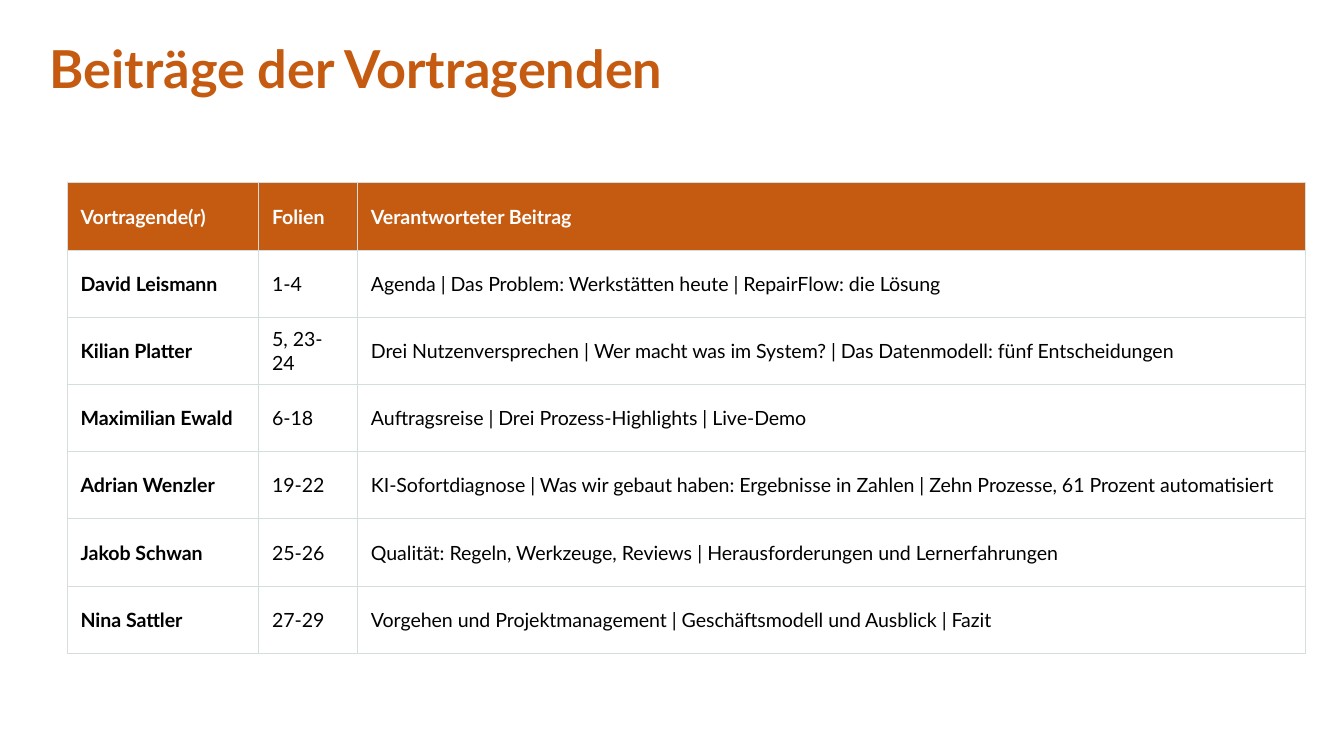
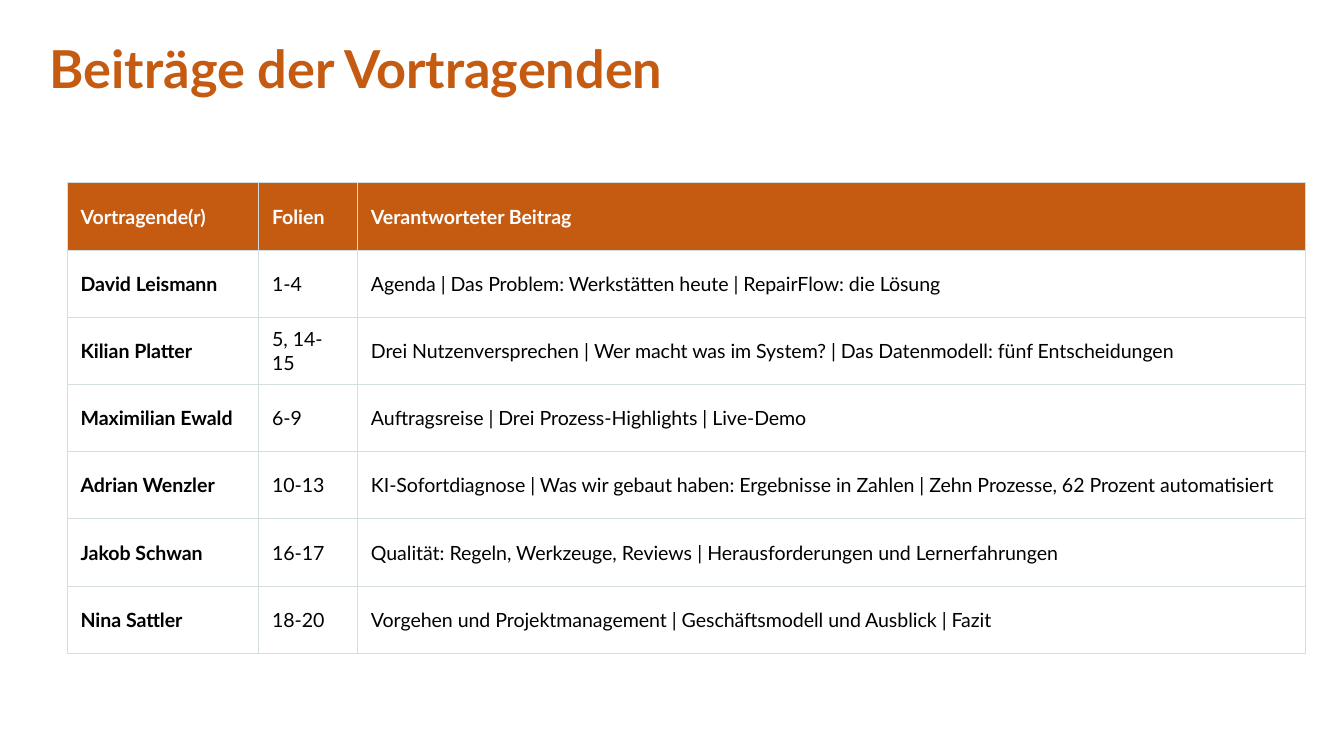
Before and after one commit to jakobschwan123-cmd/casestudy-semester-3, a slide deck: slide 21 of 4_praesentation/Abschlusspraesentation.pptx (slide 30 before the commit). Drawn at 1344x756 pixels with LibreOffice and Linux fonts; fonts in the diff are those of the drawing. Boxes give left, top, right and bottom in pixels: in the first picture for what was removed or moved away, otherwise in the second. Text is boxed around its words. In the diff, an @@ line names an element or a change of style, - is before the commit and + after.

```diff
--- a/4_praesentation/Abschlusspraesentation.pptx
+++ b/4_praesentation/Abschlusspraesentation.pptx
@@ table at bbox=[67, 183, 1306, 653] @@
-row 3, column 2: 5, 23-24
+row 3, column 2: 5, 14-15
-row 4, column 2: 6-18
+row 4, column 2: 6-9
-row 5, column 2: 19-22
+row 5, column 2: 10-13
-row 5, column 3: KI-Sofortdiagnose | Was wir gebaut haben: Ergebnisse in Zahlen | Zehn Prozesse, 61 Prozent automatisiert
+row 5, column 3: KI-Sofortdiagnose | Was wir gebaut haben: Ergebnisse in Zahlen | Zehn Prozesse, 62 Prozent automatisiert
-row 6, column 2: 25-26
+row 6, column 2: 16-17
-row 7, column 2: 27-29
+row 7, column 2: 18-20
```
Also in this commit, not shown: 7 other slides changed, 9 slides removed, 1 other file.
